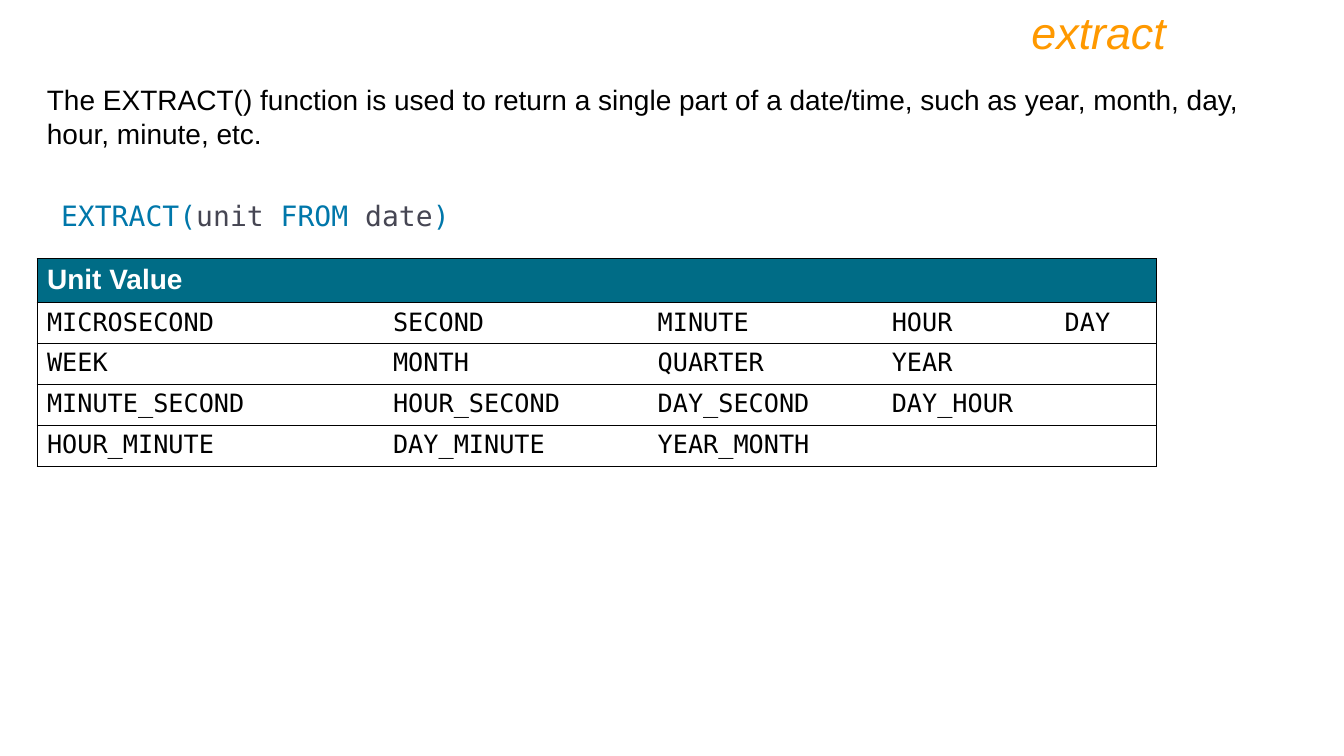
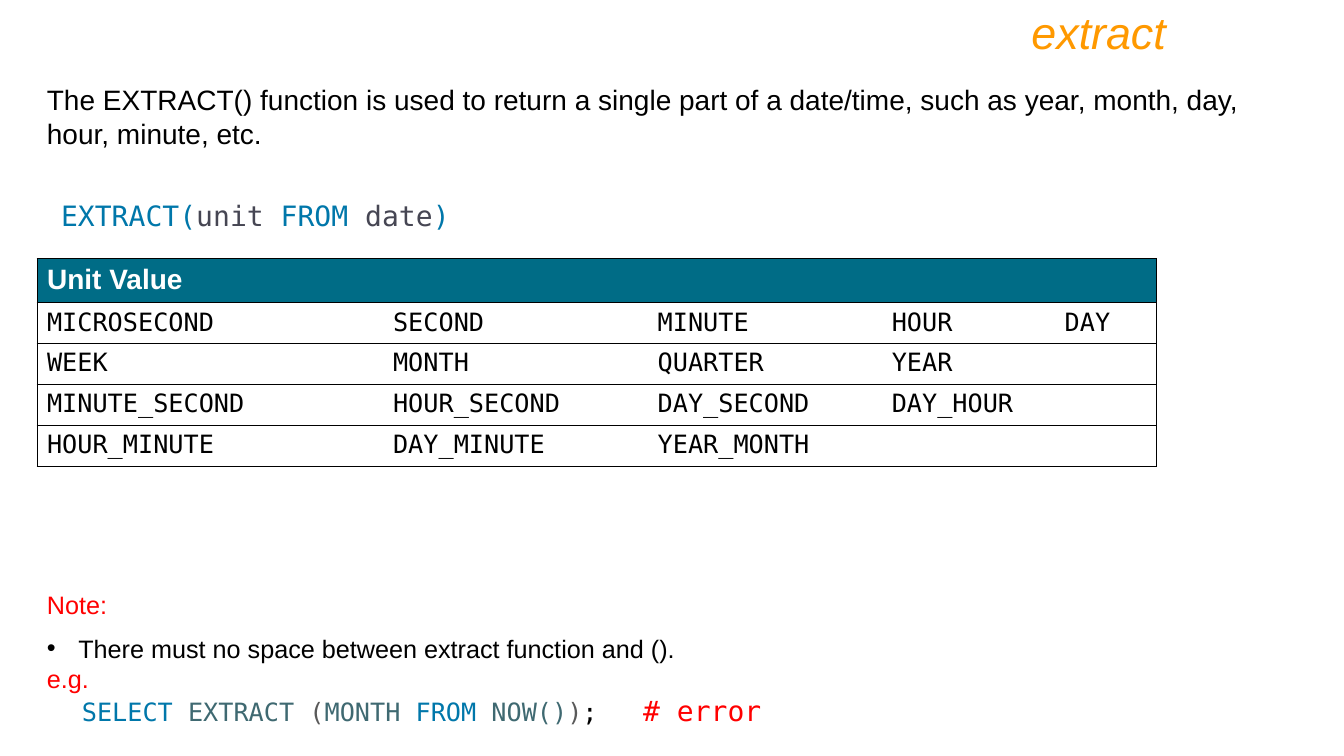
Before and after one commit to sonalikhedkar/Cdac_study, a slide deck: slide 111 of database/IET MySQL PPT Ver9.pptx. Drawn at 1344x756 pixels with LibreOffice and Linux fonts; fonts in the diff are those of the drawing. Boxes give left, top, right and bottom in pixels: in the first picture for what was removed or moved away, otherwise in the second. Text is boxed around its words. In the diff, an @@ line names an element or a change of style, - is before the commit and + after.

```diff
--- a/database/IET MySQL PPT Ver9.pptx
+++ b/database/IET MySQL PPT Ver9.pptx
@@ text added at (47,596,761,725), 18 pt, text #000000 @@
+Note:
+• There must no space between extract function and ().
+e.g.
+SELECT EXTRACT (MONTH FROM NOW()); # error
```
Also in this commit, not shown: 8 other slides changed, 56 slides added, 2 other files.
